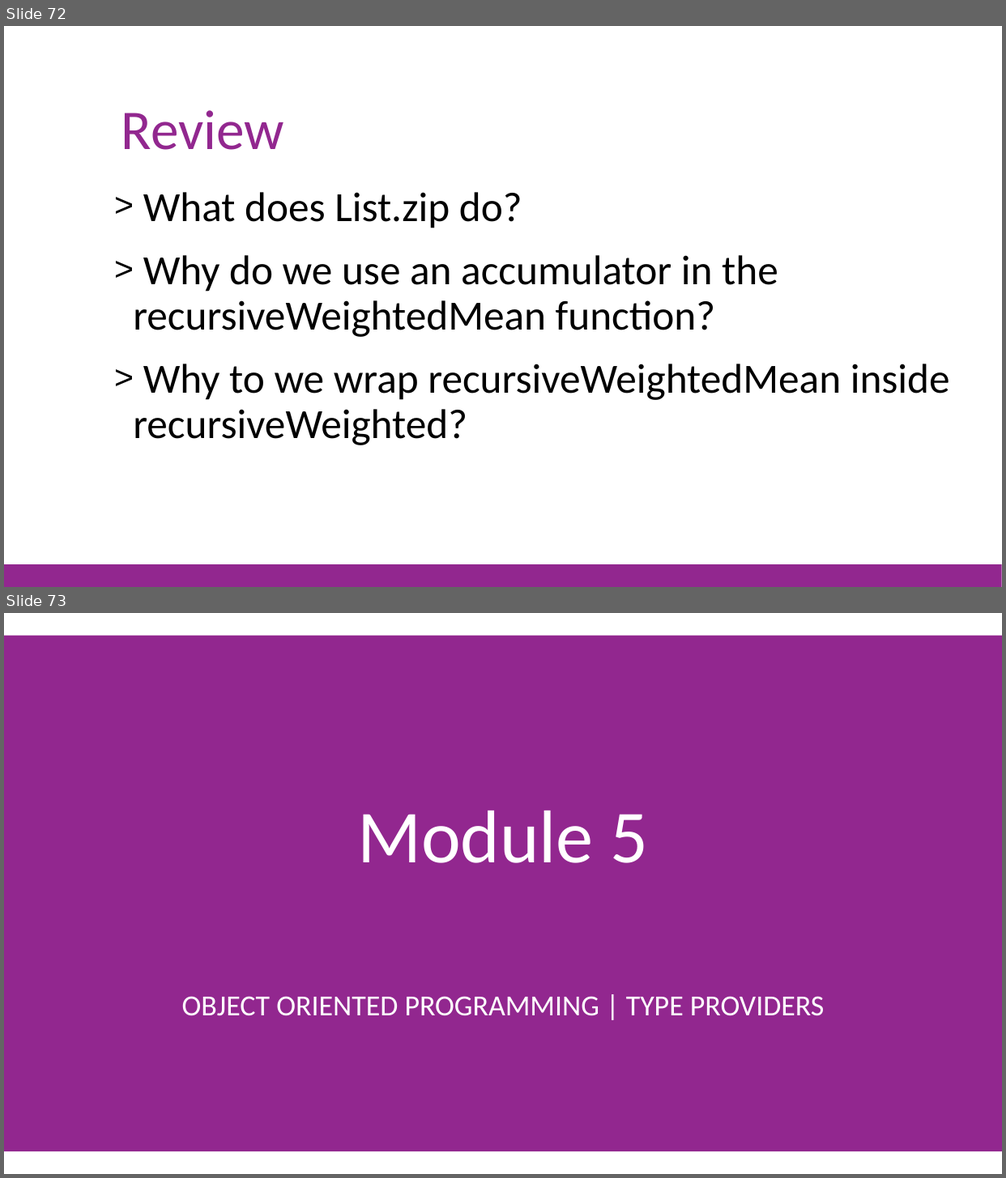
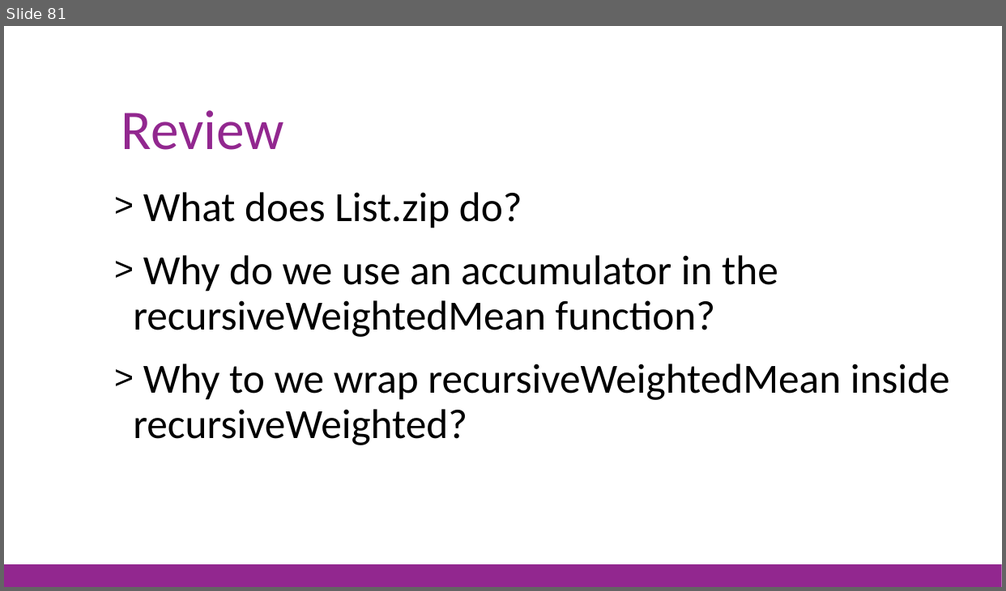
Before and after one commit to jorgef/fsharpworkshop, a slide deck: FSharpWorkshop_Slides.pptx. Shown one above the other, each under a label of ours: slides 72 and 73 before the commit, slide 81 after it. The pictures are 1006x1178 and 1006x591 pixels, drawn with LibreOffice and Linux fonts; fonts in the diff are those of the drawing. Boxes give left, top, right and bottom in pixels: in the first picture for what was removed or moved away, otherwise in the second. Text is boxed around its words. In the diff, an @@ line names an element or a change of style, - is before the commit and + after.

```diff
--- a/FSharpWorkshop_Slides.pptx
+++ b/FSharpWorkshop_Slides.pptx
@@ slide 73 removed at <box>4,613,1002,1174</box>, background #FFFFFF @@
@@ rectangle removed at <box>4,636,1002,1152</box> @@
@@ title removed at <box>357,811,649,863</box> @@
-Module 5
@@ text removed at <box>182,996,825,1016</box> @@
-OBJECT ORIENTED PROGRAMMING | TYPE PROVIDERS
@@ what was slide 72 is now slide 81 @@
```
Also in this commit, not shown: 10 slides changed, 1 slide added, 4 other slides removed, 1 other file.
